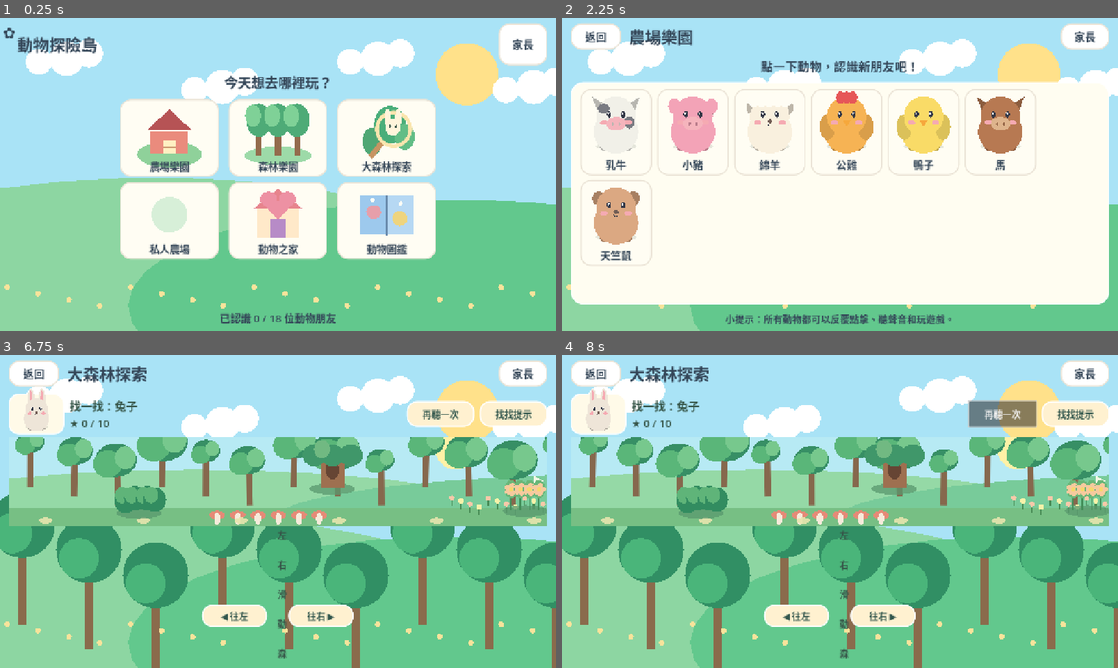
Above: before the commit, frames 1-4 (two rows, left to right).
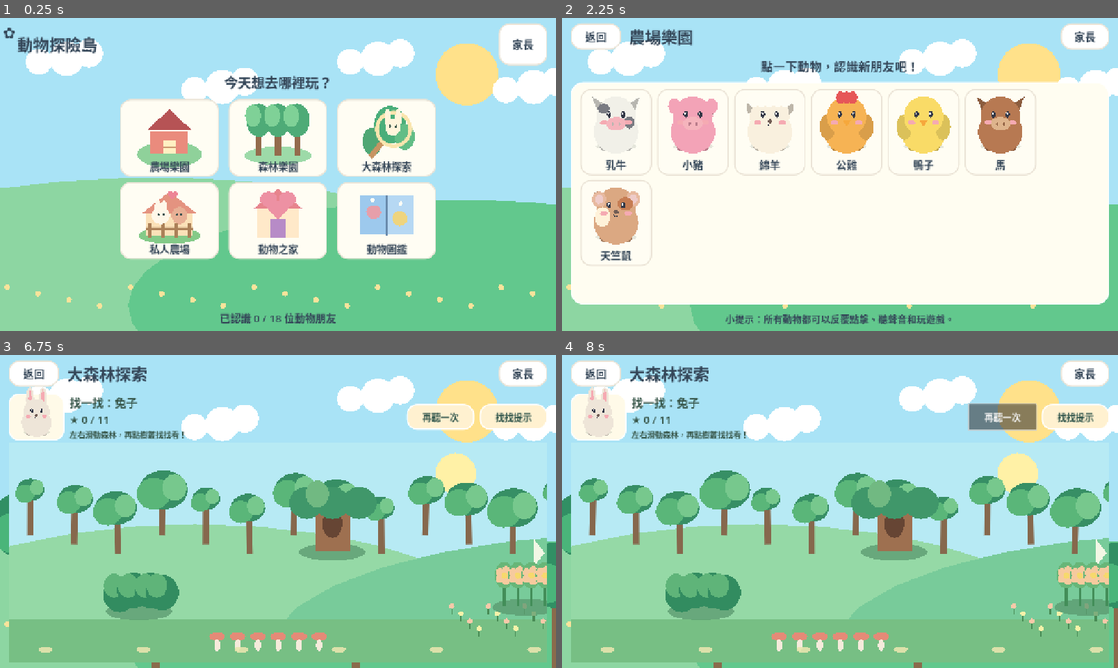
Above: after the commit, the same moments.

Repository: jimmy0933b3-sudo/farm
Game: Godot game, scene res://scenes/Main.tscn
Same seed, same stepped clock (60 frames per second), same inputs: the game is played once before the commit and once after it.
Inputs (mouse positions are in pixels of both pictures, inside the frame that each line leads up to):
- Up to frame 1 (0.25 s): no input
- Up to frame 2 (2.25 s): click (728, 136) at 0.52 s; click "返回" at 1.25 s; click (728, 136) at 2.02 s
- Up to frame 3 (6.75 s): click "家長" at 2.75 s; click (278, 514) at 3.52 s; type "12" at 3.6 s; click "確認" at 4.25 s; click "返回" at 5 s; click (278, 473) at 5.77 s; click (278, 442) at 6.5 s
- Up to frame 4 (8 s): click "再聽一次" at 7.25 s

The runs differ from the first frame. In frame 1, 1.2% of the frame differs, in the area x 25-36%, y 55-72%; in frame 2, 0.4%; in frame 3, 49%, in the area x 1-99%, y 10-99%; in frame 4, 49%.

Commit message:
feat: snake and guinea pig art and games; expand forest map and remove bottom navigation

Diff:
--- a/scripts/AnimalArt.gd
+++ b/scripts/AnimalArt.gd
@@ -28,6 +28,10 @@
 	if scale_value <= 0.0:
 		return
 	draw_set_transform(Vector2(size.x * 0.5, size.y * 0.52), 0.0, Vector2(scale_value, scale_value))
+	if animal_id == "snake":
+		_draw_snake()
+		draw_set_transform(Vector2.ZERO,0.0,Vector2.ONE)
+		return
 	var dark = tint.darkened(0.24)
 	var cheek = Color("#F5AAB2")
 	var ink = Color("#323746")
@@ -63,6 +67,13 @@
 			_oval(61, -62, 23, 26, dark)
 	# Head.
 	_oval(0, -31, 70, 70, tint)
+	if animal_id == "guinea_pig":
+		_oval(-60,-59,25,28,Color("#E7B99F"))
+		_oval(60,-59,25,28,Color("#E7B99F"))
+		_oval(-60,-59,15,17,Color("#EECBC9"))
+		_oval(60,-59,15,17,Color("#EECBC9"))
+		_oval(-48,4,27,35,Color("#FFF2D9"))
+		_oval(33,-43,28,24,Color("#C67D53"))
 	if animal_id == "hedgehog":
 		for i in range(11):
 			var x=-69.0+float(i)*14.0
@@ -142,3 +153,30 @@
 	if mood in ["happy","eating","clean","play"] and animal_id in ["cow","pig","horse","duck","chicken","owl"]:
 		draw_arc(Vector2(0,24),18.0,0.15,PI-0.15,16,ink,3.0)
 	draw_set_transform(Vector2.ZERO,0.0,Vector2.ONE)
+
+func _draw_snake() -> void:
+	# Curled limbless body, tongue, and raised head distinguish the snake.
+	var dark=tint.darkened(0.24)
+	var ink=Color("#355448")
+	_oval(0,78,88,11,Color(0.24,0.40,0.29,0.16))
+	draw_arc(Vector2(-13,45),61.0,0.1,TAU*0.93,50,dark,49.0,true)
+	draw_arc(Vector2(-13,45),59.0,0.1,TAU*0.93,50,tint,39.0,true)
+	_oval(-25,45,28,28,Color("#E8DBA5"))
+	draw_line(Vector2(40,42),Vector2(43,-49),dark,48.0,true)
+	draw_line(Vector2(40,42),Vector2(43,-49),tint,37.0,true)
+	_oval(42,-67,61,42,tint)
+	_oval(42,-48,46,24,Color("#E7DAA2"))
+	if mood in ["happy","play","clean"]:
+		draw_arc(Vector2(15,-79),9,PI+0.1,TAU-0.1,12,ink,3.0,true)
+		draw_arc(Vector2(68,-79),9,PI+0.1,TAU-0.1,12,ink,3.0,true)
+	elif mood == "sleep":
+		draw_line(Vector2(9,-79),Vector2(23,-79),ink,3.0,true)
+		draw_line(Vector2(62,-79),Vector2(76,-79),ink,3.0,true)
+	else:
+		_oval(15,-79,7,9,ink)
+		_oval(68,-79,7,9,ink)
+	_oval(40,-53,4,4,ink)
+	if mood!="sleep":
+		draw_line(Vector2(42,-45),Vector2(42,-23),Color("#E78795"),3.0,true)
+		draw_line(Vector2(42,-23),Vector2(32,-17),Color("#E78795"),2.0,true)
+		draw_line(Vector2(42,-23),Vector2(52,-17),Color("#E78795"),2.0,true)
--- a/scripts/ChoiceArt.gd
+++ b/scripts/ChoiceArt.gd
@@ -95,6 +95,25 @@
 			_line(Vector2(24,-35),Vector2(45,-91),Color("#E85D69"),8.0)
 			_line(Vector2(45,-91),Vector2(70,-91),Color("#E85D69"),8.0)
 			_oval(0,-55,63,12,Color("#DAF4F9"))
+		"private_farm":
+			# Unique homepage tile with a fence, farmhouse and animal friends.
+			_oval(0,71,106,28,Color("#84CA88"))
+			_shape([Vector2(-91,-6),Vector2(0,-79),Vector2(91,-6)],Color("#E49380"))
+			draw_rect(Rect2(-80,-6,160,76),Color("#FBE1B8"))
+			for x in [-67.0,-22.0,23.0,68.0]:
+				draw_rect(Rect2(x-5,31,10,48),Color("#AB8058"))
+			_line(Vector2(-80,47),Vector2(80,47),Color("#AB8058"),7.0)
+			_oval(-30,3,31,29,Color("#FFF7E9"))
+			_oval(34,3,27,29,Color("#E8B095"))
+			_oval(-39,-25,11,24,Color("#FFF7E9"))
+			_oval(-18,-25,11,24,Color("#FFF7E9"))
+			_oval(-37,0,4,4,Color("#3C5250"))
+			_oval(-21,0,4,4,Color("#3C5250"))
+			_oval(27,0,4,4,Color("#3C5250"))
+			_oval(41,0,4,4,Color("#3C5250"))
+			_oval(3,-72,9,10,Color("#ED8596"))
+			_oval(20,-72,9,10,Color("#ED8596"))
+			_shape([Vector2(-6,-71),Vector2(29,-71),Vector2(11,-51)],Color("#ED8596"))
 		"forest_explore":
 			# A standalone illustrated forest icon: magnifying glass, trees and rabbit ears.
 			_oval(-49,32,33,48,Color("#4FA774"))
--- a/scripts/ForestDiscovery.gd
+++ b/scripts/ForestDiscovery.gd
@@ -5,7 +5,7 @@
 
 const AnimalArt = preload("res://scripts/AnimalArt.gd")
 const Map = preload("res://scripts/ForestPanMap.gd")
-const ORDER: Array = ["rabbit","squirrel","fox","deer","bear","owl","hedgehog","raccoon","boar","monkey"]
+const ORDER: Array = ["rabbit","squirrel","fox","deer","bear","owl","hedgehog","raccoon","boar","monkey","snake"]
 
 var animal_info: Array = []
 var save_data
@@ -79,16 +79,10 @@
 	for index in found:
 		if index>=0 and index<spots.size():
 			spots[index].reveal()
-	var arrows=HBoxContainer.new()
-	arrows.add_theme_constant_override("separation",24)
-	arrows.alignment=BoxContainer.ALIGNMENT_CENTER
-	add_child(arrows)
-	arrows.add_child(_rounded("◀ 往左",Callable(self,"_move_left"),Vector2(150,52)))
-	arrows.add_child(_text("左右滑動森林",21))
-	arrows.add_child(_rounded("往右 ▶",Callable(self,"_move_right"),Vector2(150,52)))
-	subtitle=_text("看看樹洞、草叢和小溪旁！",20)
-	subtitle.horizontal_alignment=HORIZONTAL_ALIGNMENT_CENTER
-	add_child(subtitle)
+	# The forest occupies all remaining height. Only finger swiping pans it.
+	# Keep action feedback above the map, not in a bottom overlay.
+	subtitle=_text("用手指滑動森林，再找動物！",18)
+	words.add_child(subtitle)
 	_show_target(true)
 
 func _move_left() -> void:
--- a/scripts/ForestPanMap.gd
+++ b/scripts/ForestPanMap.gd
@@ -4,10 +4,10 @@
 signal hideout_tapped(index: int)
 
 const Hideout = preload("res://scripts/ForestHideSpot.gd")
-const WORLD_WIDTH: float = 4720.0
-const X_POSITIONS: Array = [300.0, 745.0, 1190.0, 1635.0, 2080.0, 2525.0, 2970.0, 3415.0, 3860.0, 4305.0]
-const Y_FRACTIONS: Array = [0.64, 0.37, 0.62, 0.38, 0.65, 0.40, 0.63, 0.38, 0.65, 0.41]
-const COVER_TYPES: Array = ["bush","trunk","flowers","log","rocks","branch","flowers","trunk","rocks","bush"]
+const WORLD_WIDTH: float = 5180.0
+const X_POSITIONS: Array = [300.0, 745.0, 1190.0, 1635.0, 2080.0, 2525.0, 2970.0, 3415.0, 3860.0, 4305.0, 4770.0]
+const Y_FRACTIONS: Array = [0.64, 0.37, 0.62, 0.38, 0.65, 0.40, 0.63, 0.38, 0.65, 0.41, 0.62]
+const COVER_TYPES: Array = ["bush","trunk","flowers","log","rocks","branch","flowers","trunk","rocks","bush","log"]
 
 var animals: Array = []
 var placements: Array = []
@@ -168,7 +168,7 @@
 	_disc(2560.0,height*0.94,920.0,height*0.63,Color("#6ABB90"))
 	_disc(3890.0,height*0.95,1020.0,height*0.63,Color("#89C993"))
 	draw_rect(Rect2(0,height*0.80,WORLD_WIDTH,height*0.24),Color("#77BF84"))
-	for i in range(47):
+	for i in range(52):
 		var x=50.0+float(i)*101.0
 		var r=32.0+float(i%4)*8.0
 		_leaves(x,height*0.32+float(i%3)*21.0,r,i)
--- a/tests/forest_discovery_smoke.gd
+++ b/tests/forest_discovery_smoke.gd
@@ -29,7 +29,7 @@
 	if not is_instance_valid(seek) or game.screen!="forest_search":
 		_fail("Forest search screen didn't open")
 		return
-	if seek.spots.size()!=10 or seek.placement.size()!=10:
+	if seek.spots.size()!=11 or seek.placement.size()!=11:
 		_fail("Missing forest hideouts for 10 animals")
 		return
 	if seek.stage.size.x < 400 or seek.stage.size.y < 190:
@@ -50,7 +50,7 @@
 	if not seek.spots[seek.target_spot()].hint:
 		_fail("Two wrong attempts didn't reveal visual hint")
 		return
-	for round in range(10):
+	for round in range(11):
 		var target=seek.current_target()
 		var slot=seek.target_spot()
 		if slot<0 or seek.spots[slot].revealed:
@@ -68,7 +68,7 @@
 			return
 		await create_timer(1.75).timeout
 	if game.screen!="forest_done":
-		_fail("All ten animals were found but completion screen is missing")
+		_fail("All eleven animals were found but completion screen is missing")
 		return
 	game.show_forest_search()
 	await process_frame
@@ -76,7 +76,7 @@
 	if seek.round_index!=0 or seek.found.size()!=0:
 		_fail("Replay did not reset the current session")
 		return
-	if seek.placement.size()!=10:
+	if seek.placement.size()!=11:
 		_fail("Replay lost a hideout")
 		return
 	print("PASS: forest entry, ten hideouts, hints, discovery, saved progress, completion, replay")
--- a/tests/large_forest_smoke.gd
+++ b/tests/large_forest_smoke.gd
@@ -28,7 +28,7 @@
 	if map.WORLD_WIDTH <= map.size.x*1.7:
 		_fail("Forest world must be substantially wider than the viewport")
 		return
-	if seek.spots.size()!=10 or seek.placement.size()!=10:
+	if seek.spots.size()!=11 or seek.placement.size()!=11:
 		_fail("Six real hideouts must appear in the large map")
 		return
 	var initial: float=map.camera_x
@@ -63,11 +63,11 @@
 		_fail("Previously discovered animal not visible on resumed map")
 		return
 	var previous_runs=int(game.progress.data["forest_explore_runs"])
-	for current in range(1,10):
+	for current in range(1,11):
 		seek.attempt_spot(seek.target_spot())
 		await create_timer(1.73).timeout
 	if game.screen!="forest_done":
-		_fail("Ten discoveries did not finish the adventure")
+		_fail("Eleven discoveries did not finish the adventure")
 		return
 	if int(game.progress.data["forest_explore_runs"])!=previous_runs+1:
 		_fail("Completed run count not saved")
@@ -78,7 +78,7 @@
 	if seek.round_index!=0 or seek.found.size()!=0:
 		_fail("Replay should generate a fresh session")
 		return
-	print("PASS: large map, independent home icon, panning, hints, persisted resume, 10 finds and replay")
+	print("PASS: large map, independent home icon, panning, hints, persisted resume, 11 finds and replay")
 	game.queue_free()
 	await process_frame
 	quit(0)
--- a/tests/layout_smoke.gd
+++ b/tests/layout_smoke.gd
@@ -20,8 +20,8 @@
 		for node in _descendants(game):
 			if node is Button and _has_picture(node):
 				cards.append(node)
-		if cards.size()!=5:
-			_fail("Home must show exactly 5 fully illustrated actions, got "+str(cards.size()))
+		if cards.size()!=6:
+			_fail("Home must show exactly 6 fully illustrated actions, got "+str(cards.size()))
 			return
 		for i in range(cards.size()):
 			var a: Rect2=cards[i].get_global_rect()
--- a/tests/ui_smoke.gd
+++ b/tests/ui_smoke.gd
@@ -50,7 +50,7 @@
 		if game.screen != "complete":
 			_fail("%s correct answer did not complete level" % id)
 			return
-	print("PASS: 16 levels render three visuals, natural sound files exist, all choices complete")
+	print("PASS: 18 levels render three visuals, natural sound files exist, all choices complete")
 	game.queue_free()
 	await process_frame
 	quit(0)
--- a/tests/validate.gd
+++ b/tests/validate.gd
@@ -3,8 +3,8 @@
 func _initialize() -> void:
 	var a = _read("res://data/animals.json")
 	var l = _read("res://data/levels.json")
-	if a.size() != 16 or l.size() != 16:
-		push_error("Expected exactly 12 animals and 12 levels")
+	if a.size() != 18 or l.size() != 18:
+		push_error("Expected exactly 18 animals and 18 levels")
 		quit(1)
 		return
 	var known = {}
@@ -24,8 +24,8 @@
 			forest_count += 1
 		if bool(animal.get("care",false)):
 			care_count += 1
-	if farm_count != 6 or forest_count != 10 or care_count != 6:
-		push_error("Expected 6 farm + 10 forest + 6 care animals")
+	if farm_count != 7 or forest_count != 11 or care_count != 7:
+		push_error("Expected 7 farm + 11 forest + 7 care animals")
 		quit(1)
 		return
 	for level in l:
@@ -40,7 +40,7 @@
 			push_error("Level missing valid options/answer: "+str(level.get("id")))
 			quit(1)
 			return
-	print("PASS: 16 animals, 16 valid levels, 2 habitats and 6 care animals")
+	print("PASS: 18 animals, 18 valid levels, 2 habitats and 7 care animals")
 	quit(0)
 
 func _read(path: String) -> Array:
Not shown, changed: README.md
